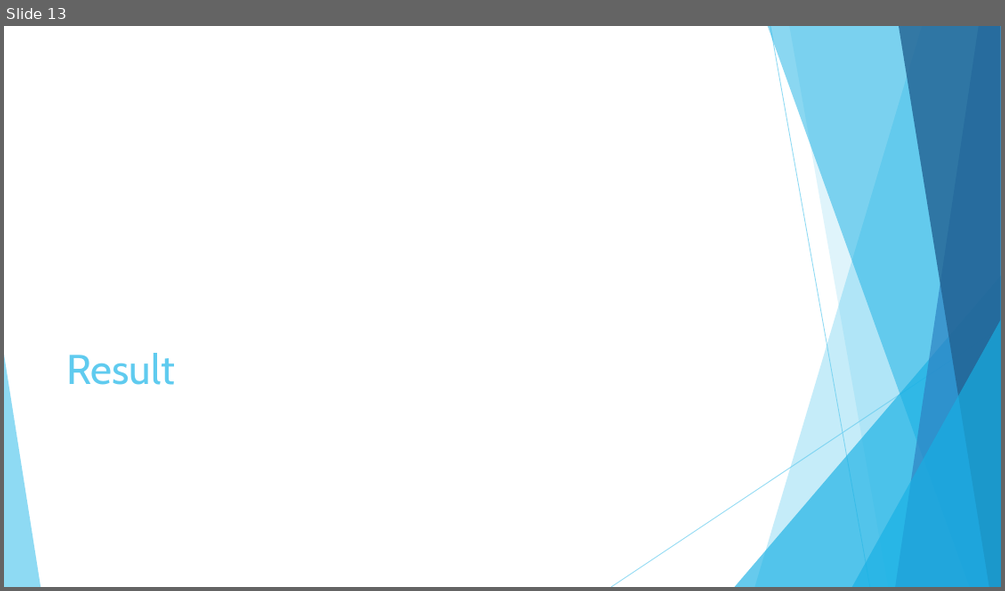
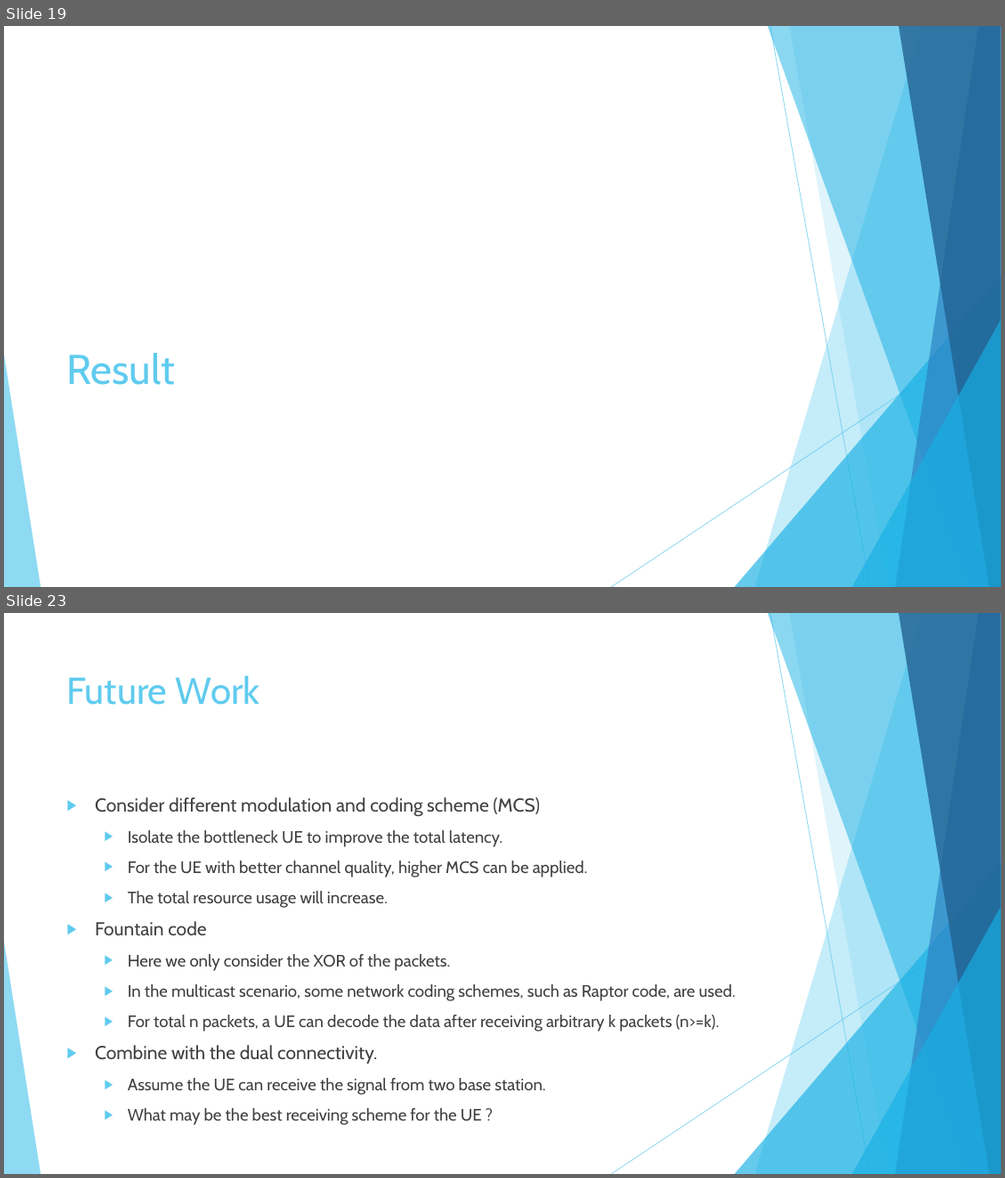
Before and after one commit to hungchun0201/Reliable_multicast_simulation, a slide deck: Final_project_reliable_multicast_retransmission_scheme.pptx. Shown one above the other, each under a label of ours: slide 13 before the commit, slides 19 and 23 after it; the slides between them are not shown. The pictures are 1005x591 and 1005x1178 pixels, drawn with LibreOffice and Linux fonts; fonts in the diff are those of the drawing. Boxes give left, top, right and bottom in pixels: in the first picture for what was removed or moved away, otherwise in the second. Text is boxed around its words. In the diff, an @@ line names an element or a change of style, - is before the commit and + after.

```diff
--- a/Final_project_reliable_multicast_retransmission_scheme.pptx
+++ b/Final_project_reliable_multicast_retransmission_scheme.pptx
@@ slide 23 added at (x1=4, y1=613, x2=1001, y2=1174), background #FFFFFF; not listed: 10 template elements that a slide beside it also shows @@
@@ title added at (x1=67, y1=675, x2=260, y2=705), 36 pt, text #5FCBEF @@
+Future Work
@@ text added at (x1=95, y1=797, x2=736, y2=1125), 16 pt, text #404040 @@
+▶ Consider different modulation and coding scheme (MCS)
+  ▶ Isolate the bottleneck UE to improve the total latency.
+  ▶ For the UE with better channel quality, higher MCS can be applied.
+  ▶ The total resource usage will increase.
+▶ Fountain code
+  ▶ Here we only consider the XOR of the packets.
+  ▶ In the multicast scenario, some network coding schemes, such as Raptor code, are used.
+  ▶ For total n packets, a UE can decode the data after receiving arbitrary k packets (n>=k).
+▶ Combine with the dual connectivity.
+  ▶ Assume the UE can receive the signal from two base station.
+  ▶ What may be the best receiving scheme for the UE ?
@@ what was slide 13 is now slide 19 @@
```
Also in this commit, not shown: 6 slides changed, 12 other slides added, 3 slides removed, 10 other files.
